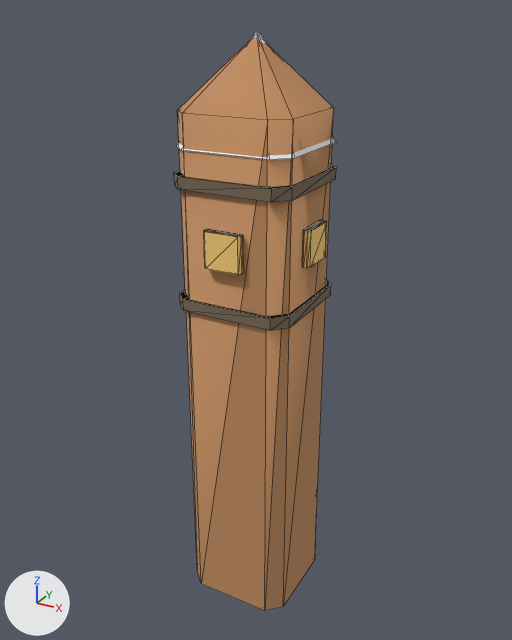
Two versions of the OBJ model HavenlineGodot/assets/t03_boundary_v2/gate_post.obj, one commit apart.
Before and after are seen from a 50 mm camera at (0.863, -1.572, 1.654) aimed at (-0.013, 0.02, 0.858). The lights are fixed; the arrows at lower left show +X, +Y and +Z. The older version comes first. Mesh edges are drawn as thin lines. Where no turn or scale is listed for an object, it has been applied to the vertices. Vertices at exactly the same position are counted once.

The scene before the commit, as lines of its bpy script (objects in view):
```python
me_gate_post = bpy.data.meshes.new('gate_post')
me_gate_post.from_pydata(...)  # 122 vertices, 212 faces; spans x -0.18..0.18, y -0.18..0.18, z 0.0..1.61
# faces by material slot: [36, 8, 56, 112]
me_gate_post.materials.append(mat_timber_dark)  # orange #c28e61
me_gate_post.materials.append(mat_snow)  # white #f7fcff
me_gate_post.materials.append(mat_iron)  # brown #7c6c59
me_gate_post.materials.append(mat_orange)  # orange #fdd17c
ob_gate_post = bpy.data.objects.new('gate_post', me_gate_post)
ob_gate_post.location = (0.0, 0.0, 0.0)
```
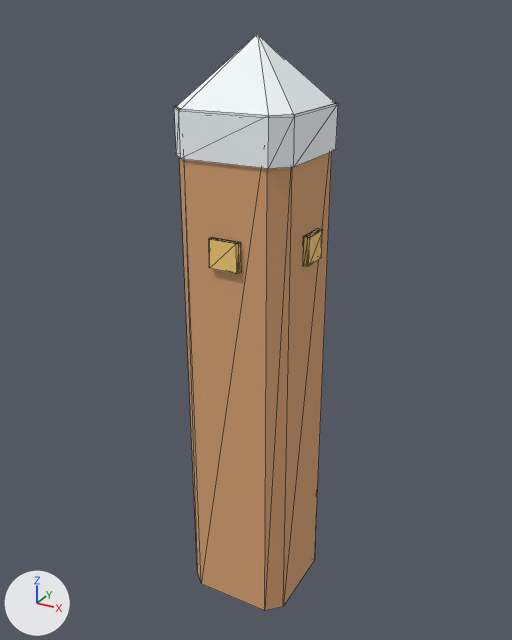
What the commit changed:
Material 'timber' (mat_timber) is new.
Its base color is (0.7, 0.37, 0.18) (beige #daa476).
Its roughness is 1.0.
me_gate_post is used by ob_gate_post; location (0.0, 0.0, 0.0).
me_gate_post had 122 vertices, 212 faces and spanned x -0.18..0.18, y -0.18..0.18, z 0.0..1.61.
me_gate_post now has 105 vertices, 176 faces and spans x -0.17..0.17, y -0.17..0.17, z 0.0..1.6.
me_gate_post part 1: the loose piece of 16 vertices spanning x -0.16..0.16, y -0.16..0.16, z 1.25..1.28 is scaled about its middle by (0.962, 0.988, 3.59), then moved by (0.0, 0.0, 0.12), in mat_snow (white #f7fcff).
me_gate_post part 2: the loose piece of 16 vertices spanning x -0.05..0.05, y -0.18..-0.15, z 1.07..1.16 is moved by (0.0, 0.01, -0.01).
me_gate_post part 3: the loose piece of 16 vertices spanning x 0.16..0.18, y -0.05..0.05, z 1.07..1.16 is moved by (-0.01, 0.0, -0.01).
me_gate_post part 4: the loose piece of 16 vertices spanning x -0.16..0.16, y -0.16..0.16, z 0.93..0.96 is deleted.
Part 5, on me_gate_post:
9 vertices are removed from x -0.16..0.16, y -0.16..0.17, z 1.35..1.61.
16 faces are deleted.
8 vertices are added at x -0.16..0.16, y -0.16..0.17, z 1.43.
8 new faces join them, mat_snow (white #f7fcff).
me_gate_post part 6: 28 faces spanning x -0.16..0.16, y -0.16..0.16, z 0.0..1.43 switch from mat_timber_dark (orange #c28e61) to mat_timber (beige #daa476).
Other edits to the shape of me_gate_post do not show in these pictures.
me_gate_post no longer uses material mat_iron (brown #7c6c59).

What differs and where, as boxes [x1, y1, x2, y2] in the pictures (512 x 640 px; the box of a moved part takes in the faces that stretch with it):
'gate_post', reshaped: before [174, 29, 336, 611]; after [174, 34, 338, 611]
part 1 of me_gate_post, moved or reshaped: before [174, 164, 336, 202]; after [174, 102, 338, 169]
part 2 of me_gate_post, moved or reshaped: before [204, 229, 244, 275]; after [209, 238, 241, 274]
part 3 of me_gate_post, moved or reshaped: before [302, 220, 327, 268]; after [303, 229, 323, 267]
part 4 of me_gate_post, deleted (brown): before [180, 280, 331, 330]
part 5 of me_gate_post, built on: before [177, 29, 336, 160]; after [177, 34, 335, 116]
part 6 of me_gate_post, recoloured (orange to beige): before [177, 108, 334, 611]; after [180, 152, 332, 611]
